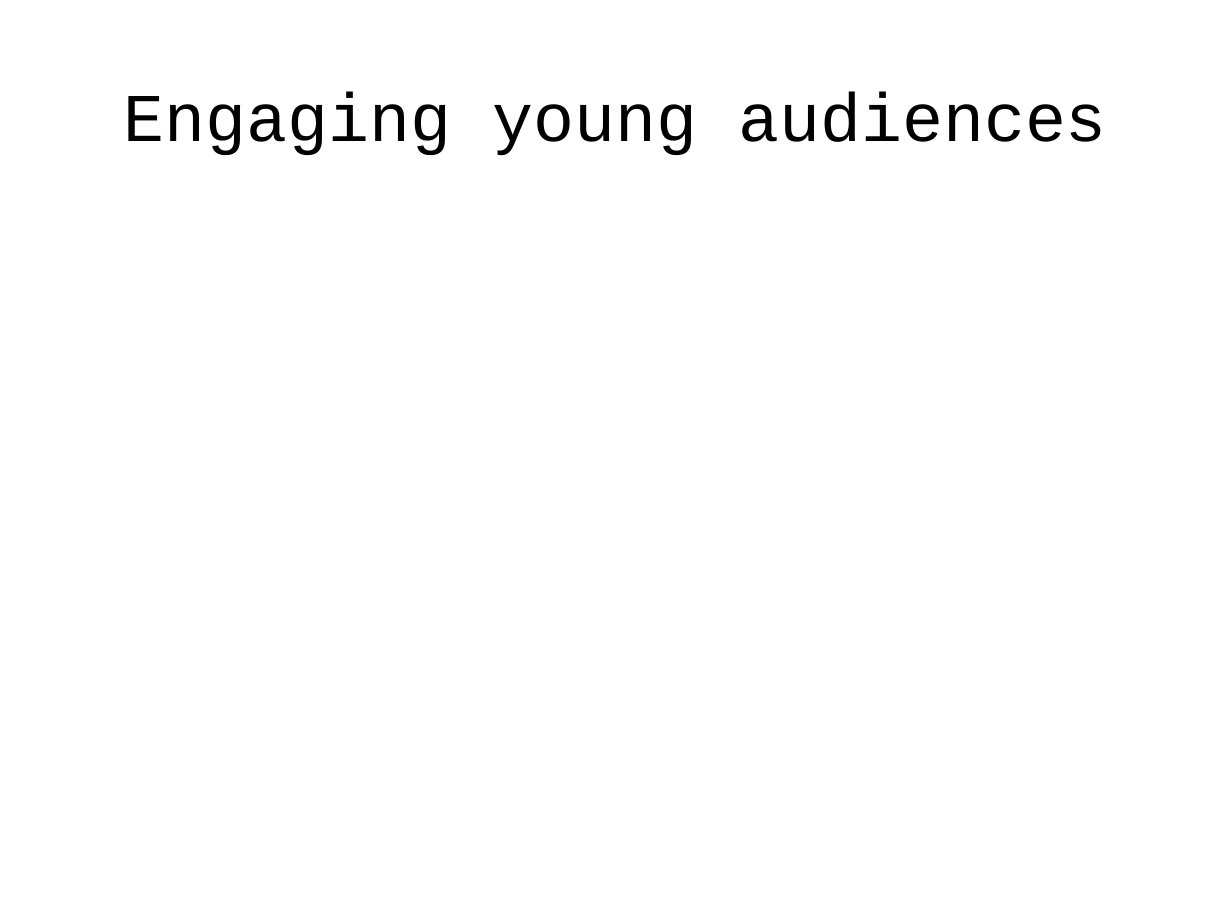
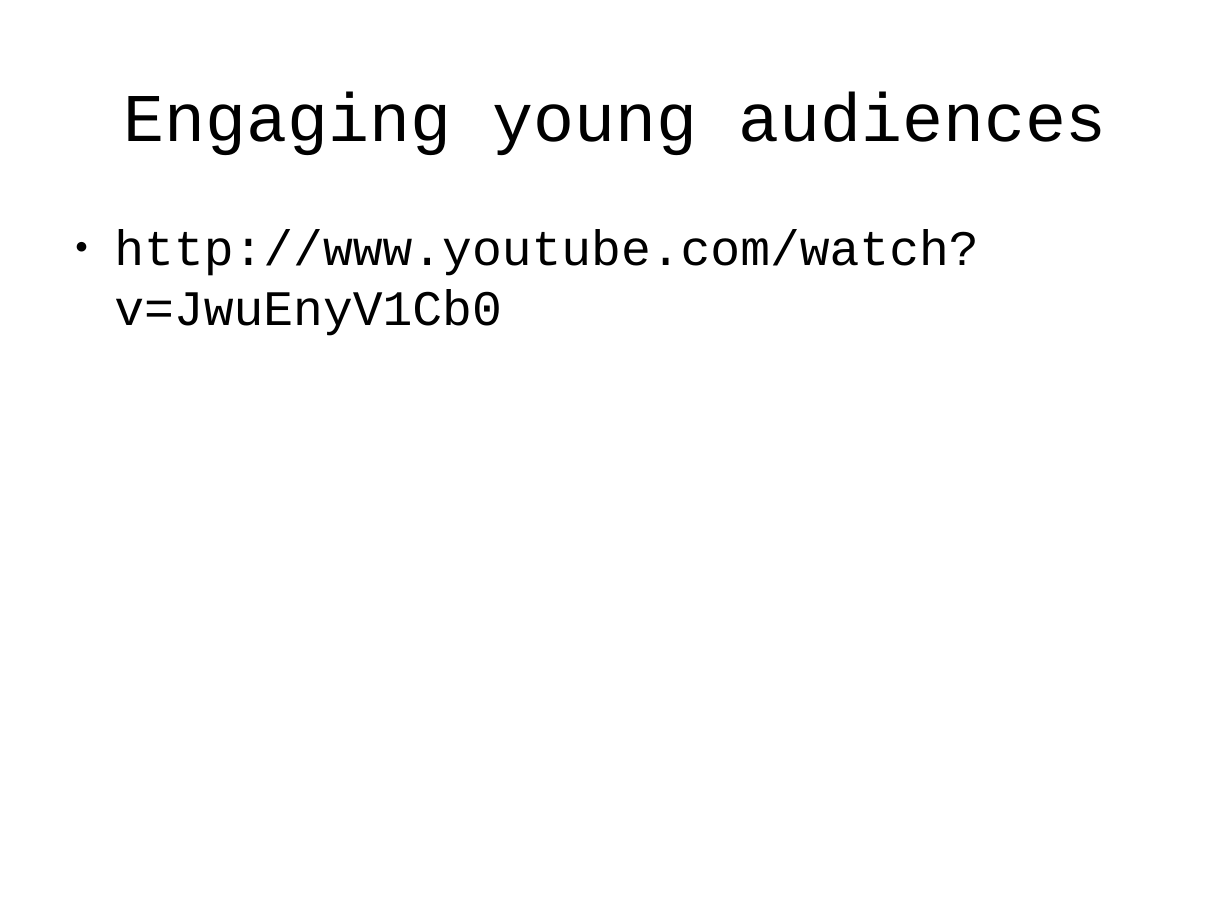
Before and after one commit to tlevine/gastronomification-big-data-talk, a slide deck: slide 34 of big-senses.odp. Drawn at 1232x924 pixels with LibreOffice and Linux fonts; fonts in the diff are those of the drawing; background and template pictures are left out. Boxes give left, top, right and bottom in pixels: in the first picture for what was removed or moved away, otherwise in the second. Text is boxed around its words. In the diff, an @@ line names an element or a change of style, - is before the commit and + after.

```diff
--- a/big-senses.odp
+++ b/big-senses.odp
@@ text added at [114, 230, 978, 336], 32 pt, text #000000 @@
+● http://www.youtube.com/watch?v=JwuEnyV1Cb0
```
Also in this commit, not shown: 3 other slides changed, 4 slides added, 3 slides removed.
